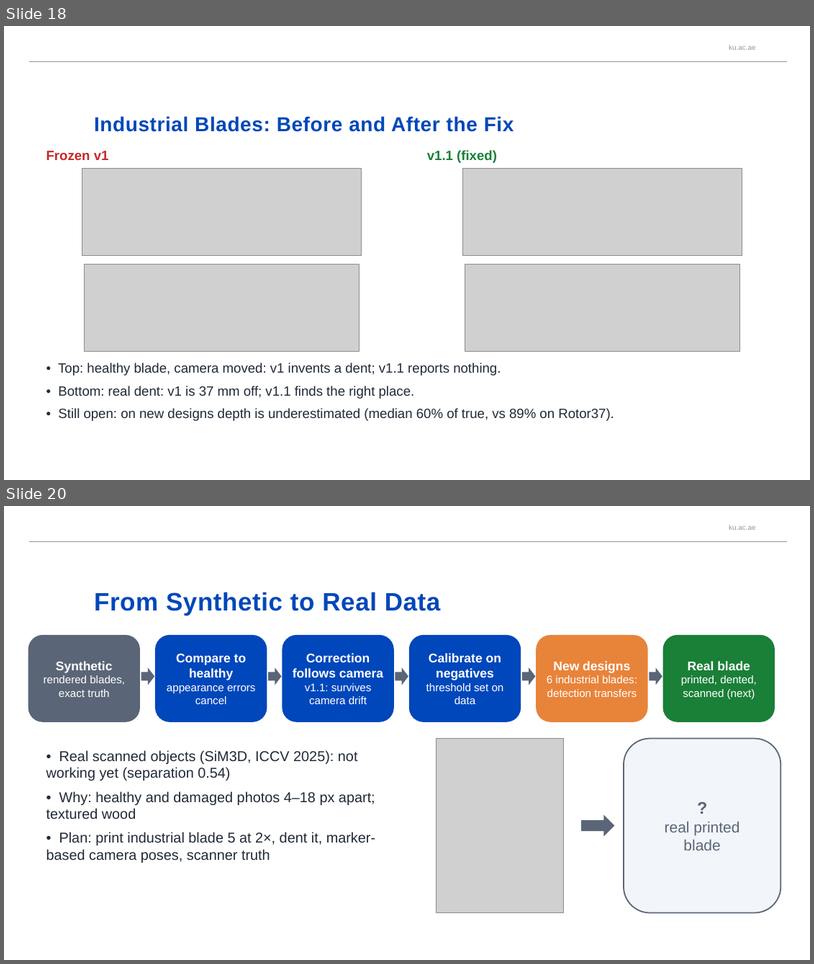
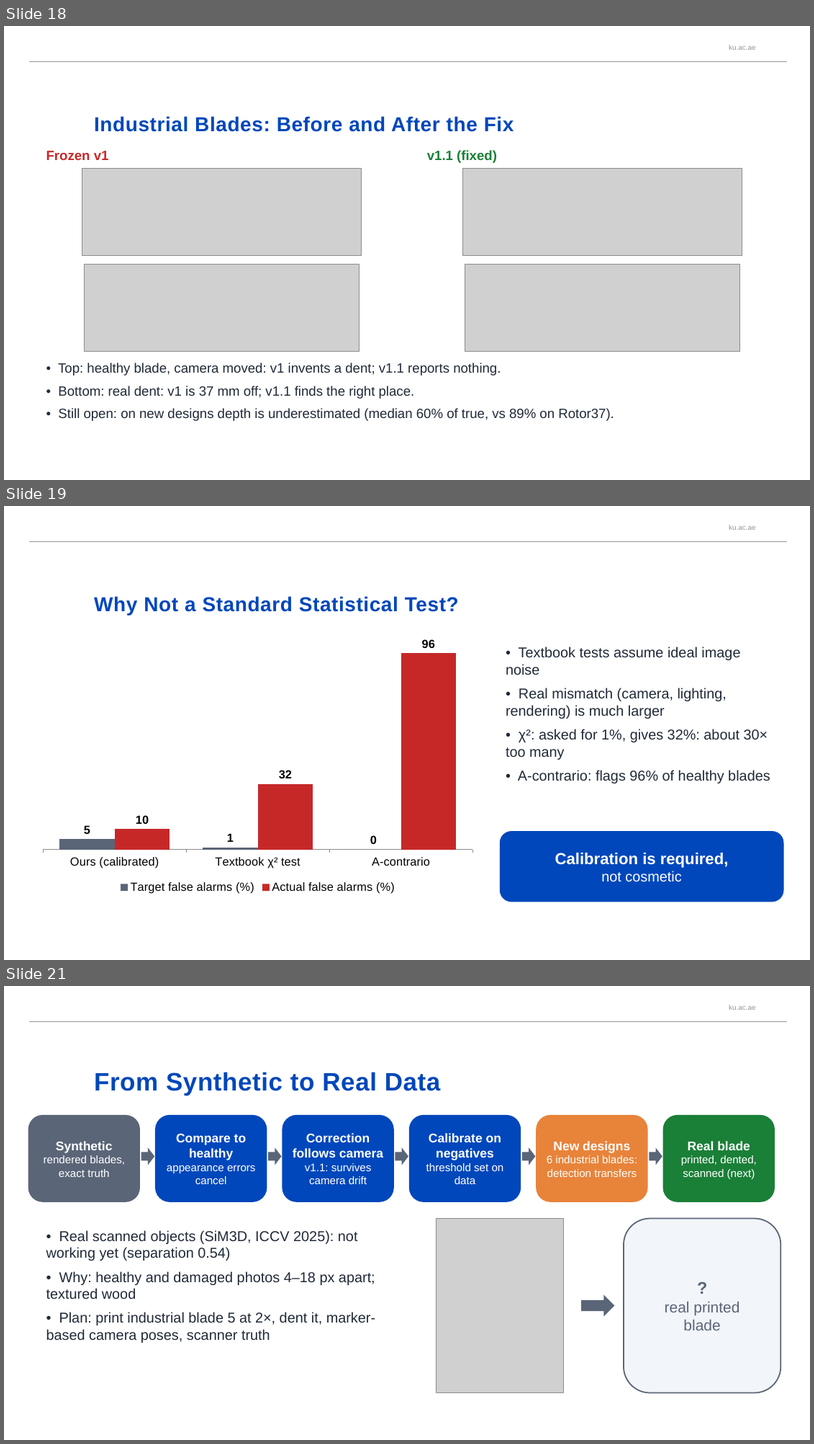
Before and after one commit to afeefaaazam03/3D-Jetblade, a slide deck: media/BladeDelta_presentation.pptx. Shown one above the other, each under a label of ours: slides 18 and 20 before the commit, slides 18, 19 and 21 after it; the slides between them are not shown. The pictures are 814x964 and 814x1444 pixels, drawn with LibreOffice and Linux fonts; fonts in the diff are those of the drawing; grey boxes stand for pictures; background and template pictures are left out. Boxes give left, top, right and bottom in pixels: in the first picture for what was removed or moved away, otherwise in the second. Text is boxed around its words. In the diff, an @@ line names an element or a change of style, - is before the commit and + after.

```diff
--- a/media/BladeDelta_presentation.pptx
+++ b/media/BladeDelta_presentation.pptx
@@ slide 19 added at [4,506,810,960], background #FFFFFF; not listed: 2 template elements that a slide beside it also shows @@
@@ title added at [94,596,459,615], 24 pt, text #0047BA, bold @@
+Why Not a Standard Statistical Test?
@@ column chart added at [34,629,482,896] @@
+categories: Ours (calibrated), Textbook χ² test, A-contrario
+Target false alarms (%): 5, 1, 0
+Actual false alarms (%): 10, 32, 96
@@ text added at [506,646,771,783], 17 pt, text #1F2937 @@
+• Textbook tests assume ideal image noise
+• Real mismatch (camera, lighting, rendering) is much larger
+• χ²: asked for 1%, gives 32%: about 30× too many
+• A-contrario: flags 96% of healthy blades
@@ rounded rectangle added at [500,831,784,901], fill #0047BB, 19 pt, text #FFFFFF, bold @@
+Calibration is required,
+not cosmetic
@@ what was slide 20 is now slide 21 @@
```
Also in this commit, not shown: 1 slide changed, 5 other files.
